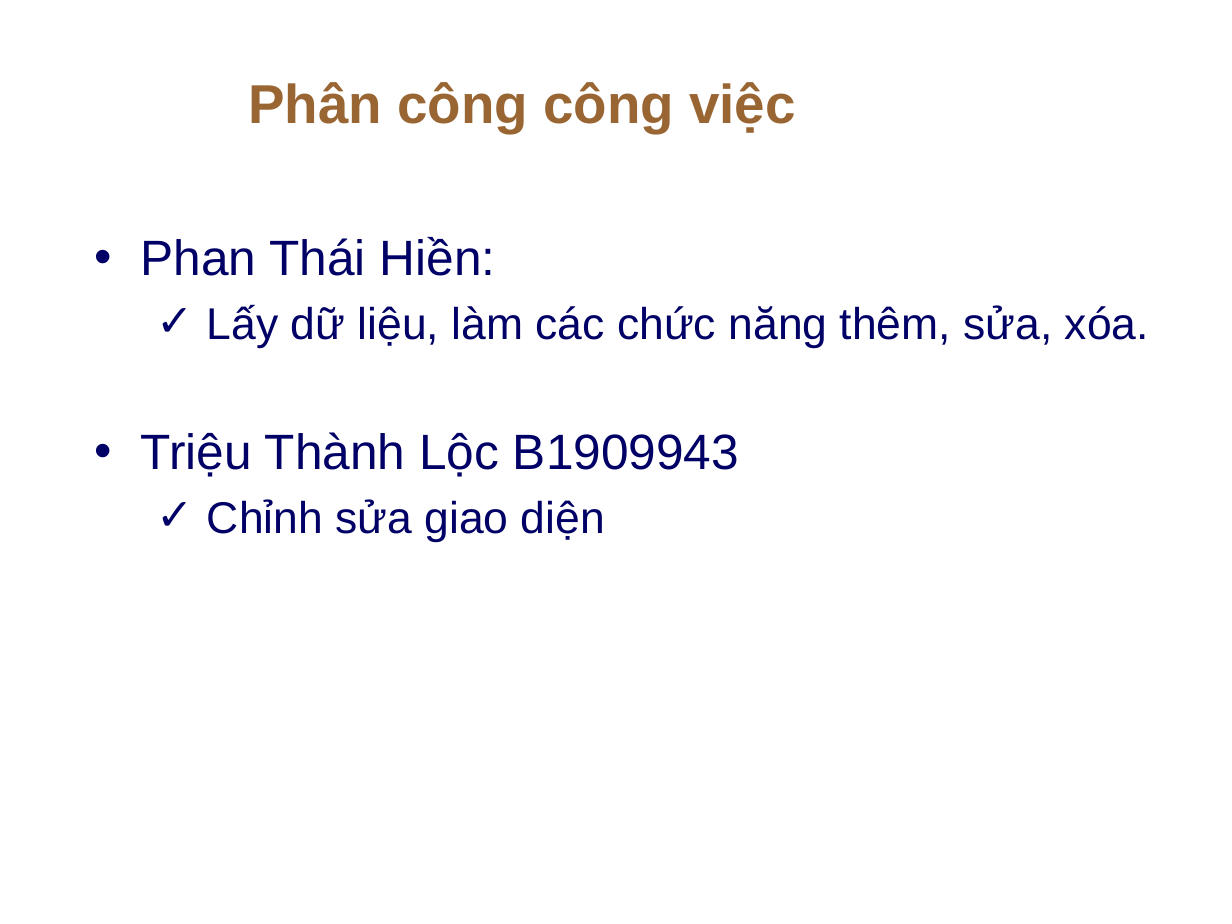
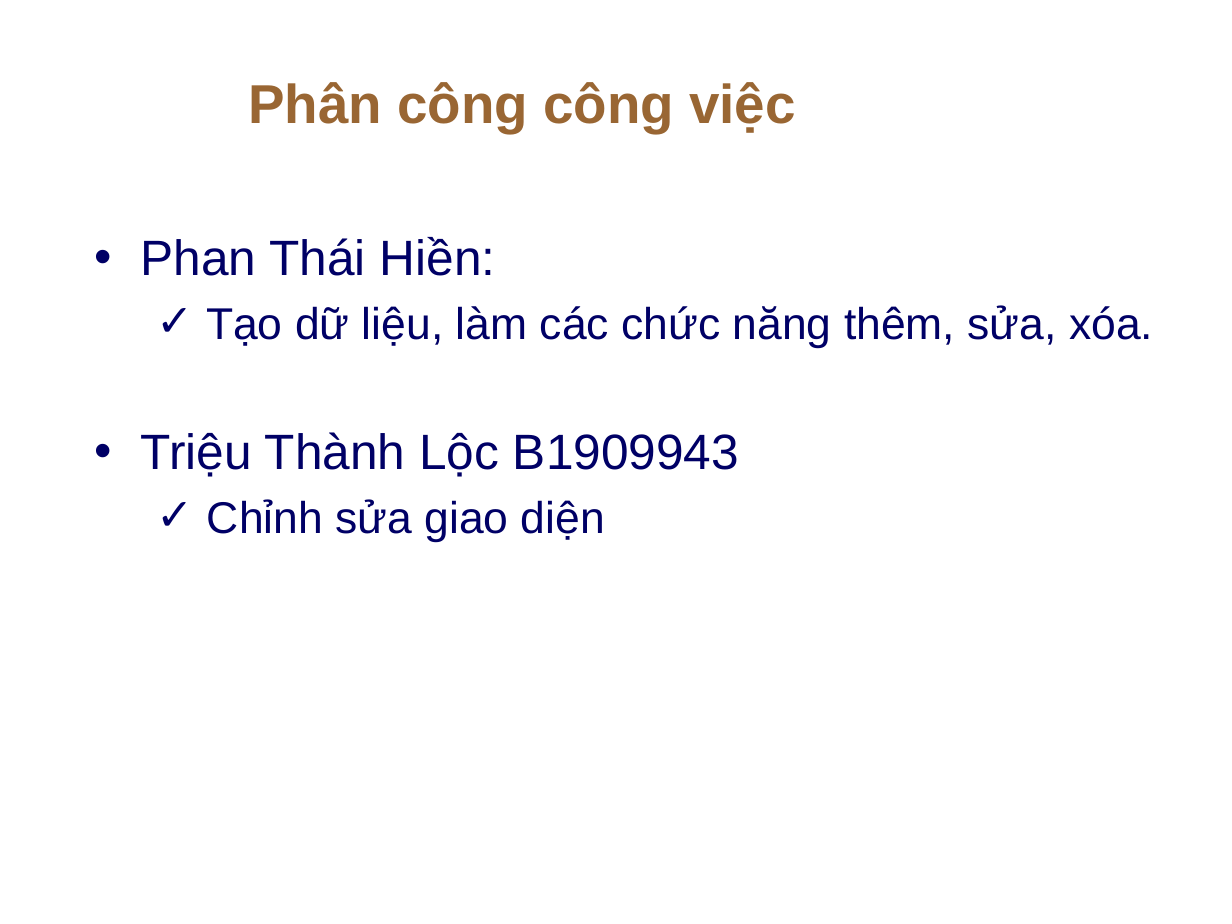
Before and after one commit to ThaiHien-2k/Project_CT275, a slide deck: slide 3 of Project_CT275_PhanThaiHien-TrieuThanhLoc.pptx. Drawn at 1232x924 pixels with LibreOffice and Linux fonts; fonts in the diff are those of the drawing; background and template pictures are left out. Boxes give left, top, right and bottom in pixels: in the first picture for what was removed or moved away, otherwise in the second. Text is boxed around its words. In the diff, an @@ line names an element or a change of style, - is before the commit and + after.

```diff
--- a/Project_CT275_PhanThaiHien-TrieuThanhLoc.pptx
+++ b/Project_CT275_PhanThaiHien-TrieuThanhLoc.pptx
@@ text at [206, 305, 1153, 348]: text changed @@
-  ✓ Lấy dữ liệu, làm các chức năng thêm, sửa, xóa.
+  ✓ Tạo dữ liệu, làm các chức năng thêm, sửa, xóa.
```
Also in this commit, not shown: 2 other slides changed.
